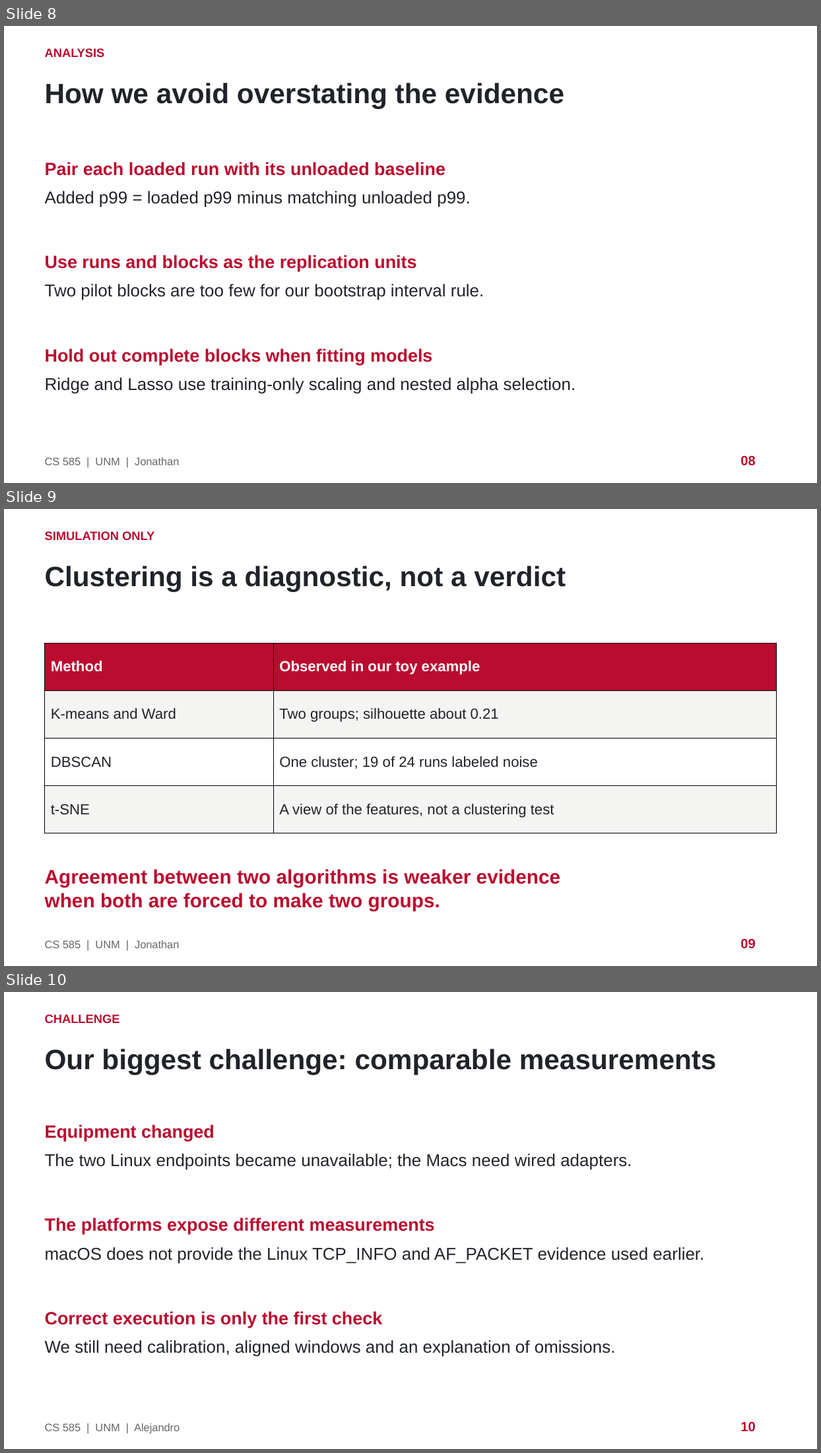
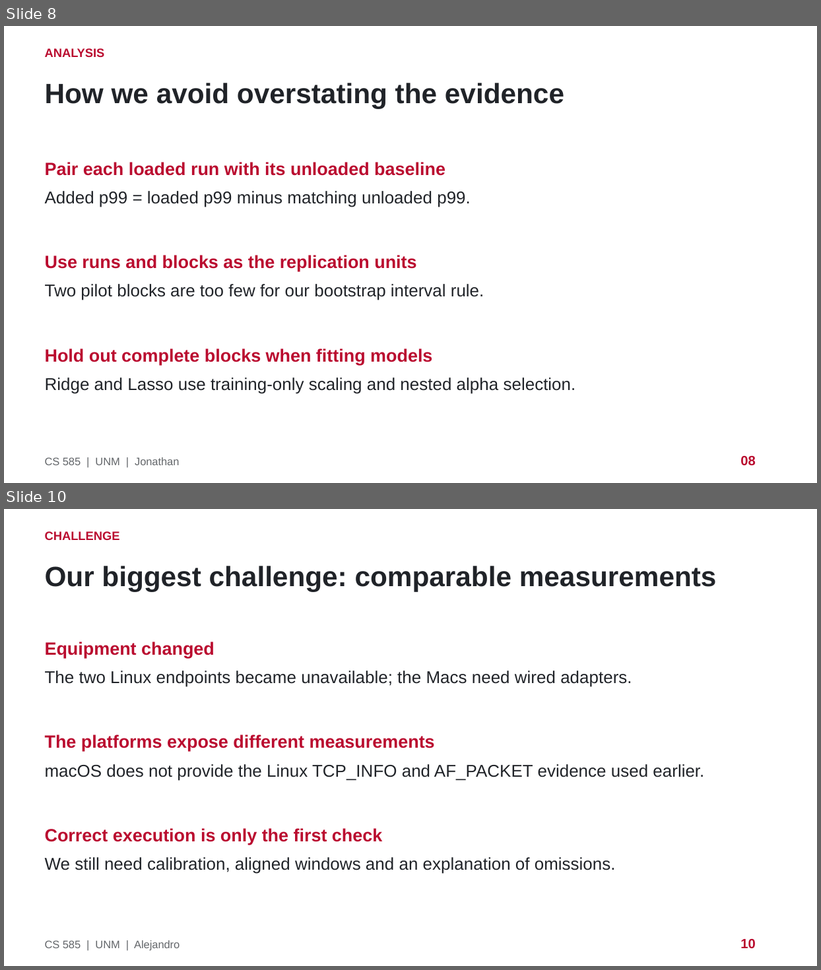
Before and after one commit to srgangaram-swe/networks_project, a slide deck: deliverables/project-presentation-reviewed.pptx. Shown one above the other, each under a label of ours: slides 8, 9 and 10 before the commit, slides 8 and 10 after it; the slides between them are not shown. The pictures are 821x1453 and 821x970 pixels, drawn with LibreOffice and Linux fonts; fonts in the diff are those of the drawing. Boxes give left, top, right and bottom in pixels: in the first picture for what was removed or moved away, otherwise in the second. Text is boxed around its words. In the diff, an @@ line names an element or a change of style, - is before the commit and + after.

Commit message:
Publish loopback evidence and update the report and slides

```diff
--- a/deliverables/project-presentation-reviewed.pptx
+++ b/deliverables/project-presentation-reviewed.pptx
@@ slide 9 removed at box(4, 509, 817, 966), background #FFFFFF @@
@@ text removed at box(45, 531, 154, 540) @@
-SIMULATION ONLY
@@ text removed at box(45, 566, 566, 591) @@
-Clustering is a diagnostic, not a verdict
@@ table removed at box(45, 643, 777, 834), 4 rows, 2 columns @@
-Method | Observed in our toy example
-K-means and Ward | Two groups; silhouette about 0.21
-DBSCAN | One cluster; 19 of 24 runs labeled noise
-t-SNE | A view of the features, not a clustering test
@@ text removed at box(45, 869, 560, 912) @@
-Agreement between two algorithms is weaker evidence
-when both are forced to make two groups.
@@ text removed at box(45, 941, 179, 949) @@
-CS 585 | UNM | Jonathan
@@ text removed at box(741, 939, 755, 949) @@
-09
```
Also in this commit, not shown: 3 slides changed, 1 slide added, 34 other files.
